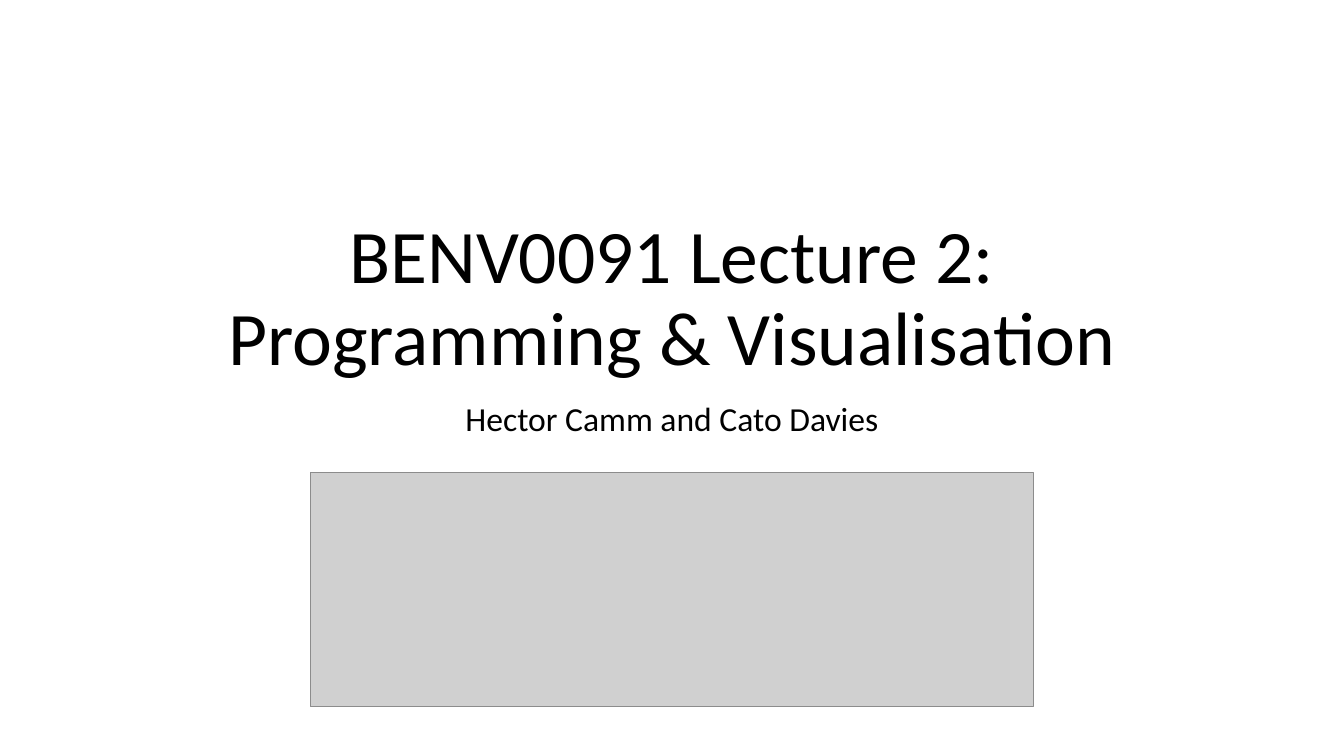
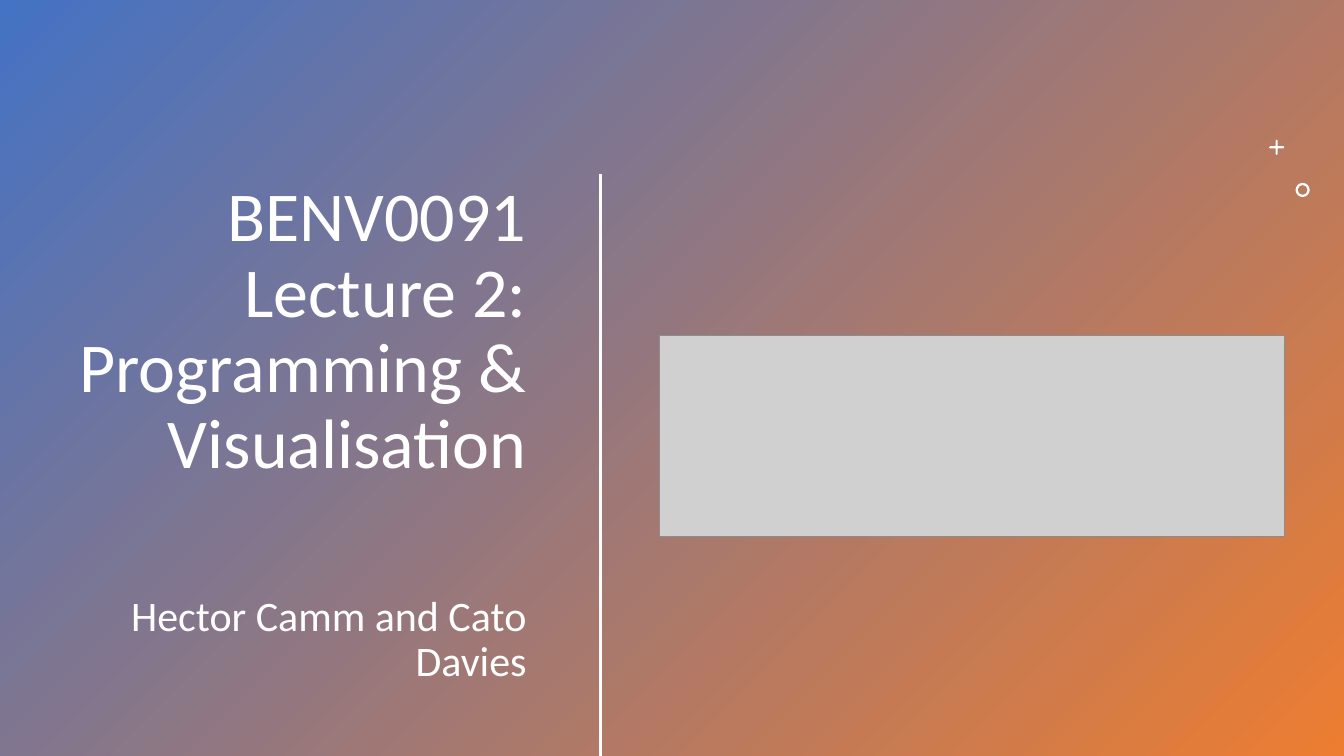
Before and after one commit to hectorcamm/BENV0091, a slide deck: slide 1 of Lecture 2/lecture2.pptx. Drawn at 1344x756 pixels with LibreOffice and Linux fonts; fonts in the diff are those of the drawing; grey boxes stand for pictures. Boxes give left, top, right and bottom in pixels: in the first picture for what was removed or moved away, otherwise in the second. Text is boxed around its words. In the diff, an @@ line names an element or a change of style, - is before the commit and + after.

```diff
--- a/Lecture 2/lecture2.pptx
+++ b/Lecture 2/lecture2.pptx
@@ rectangle added at (x1=0, y1=0, x2=1344, y2=756), fill gradient #4472C4 to #ED7D31 @@
@@ freeform shape added at (x1=1269, y1=140, x2=1285, y2=155), fill #FFFFFF @@
@@ title "BENV0091 Lecture 2: Programming & ..." moved from (x1=228, y1=234, x2=1115, y2=378) to (x1=79, y1=195, x2=526, y2=469) @@
@@ title "BENV0091 Lecture 2: Programming & ..." at (x1=79, y1=195, x2=526, y2=469): size 54 to 50 pt, text colour #000000 to #FFFFFF; alignment centre to right; vertical alignment bottom to top @@
@@ line added from (601, 175) to (601, 755), #FFFFFF 2 pt @@
@@ freeform shape added at (x1=1296, y1=182, x2=1310, y2=197), fill #FFFFFF @@
@@ picture resized from (x1=311, y1=473, x2=1033, y2=707) to (x1=660, y1=336, x2=1285, y2=537) @@
@@ subtitle "Hector Camm and Cato Davies" moved from (x1=465, y1=407, x2=878, y2=432) to (x1=131, y1=602, x2=527, y2=676) @@
@@ subtitle "Hector Camm and Cato Davies" at (x1=131, y1=602, x2=527, y2=676): size 24 to 30 pt, text colour #000000 to #FFFFFF; alignment centre to right; more space between paragraphs @@
```
Also in this commit, not shown: 5 other slides changed, 1 other file.
